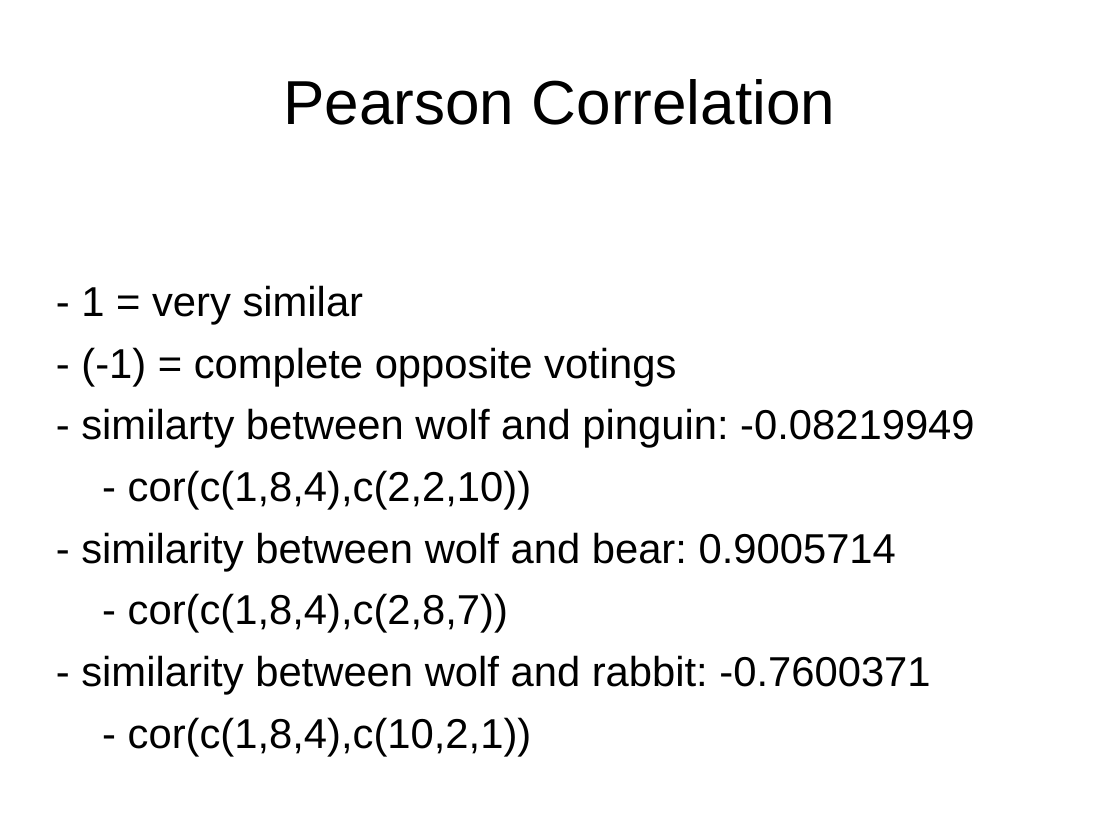
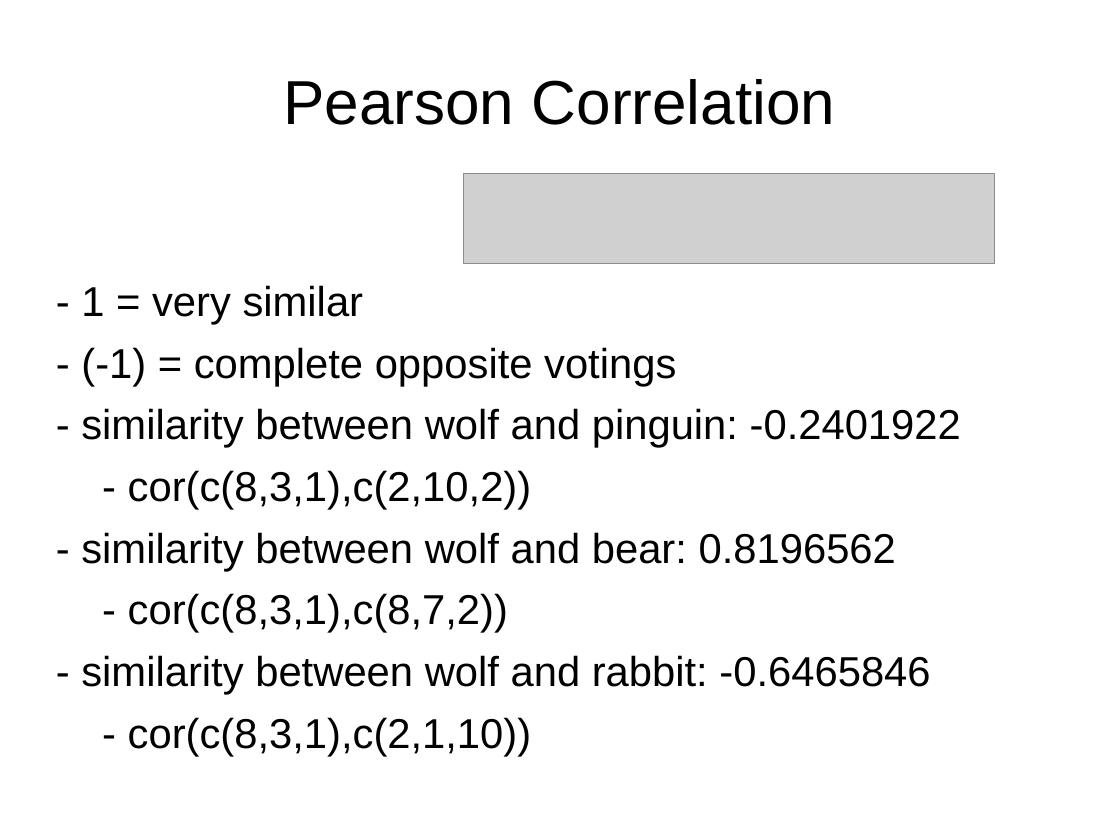
Before and after one commit to dynamicguy/facebook-recommender-demo, a slide deck: slide 25 of docs/Talk-BedCon-Berlin-2012.odp (slide 22 before the commit). Drawn at 1120x840 pixels with LibreOffice and Linux fonts; fonts in the diff are those of the drawing; grey boxes stand for pictures; background and template pictures are left out. Boxes give left, top, right and bottom in pixels: in the first picture for what was removed or moved away, otherwise in the second. Text is boxed around its words. In the diff, an @@ line names an element or a change of style, - is before the commit and + after.

```diff
--- a/docs/Talk-BedCon-Berlin-2012.odp
+++ b/docs/Talk-BedCon-Berlin-2012.odp
@@ picture added at [464,174,995,264] @@
@@ text at [81,408,961,756]: text changed @@
-- similarty between wolf and pinguin: -0.08219949
-- cor(c(1,8,4),c(2,2,10))
-- similarity between wolf and bear: 0.9005714
-- cor(c(1,8,4),c(2,8,7))
-- similarity between wolf and rabbit: -0.7600371
-- cor(c(1,8,4),c(10,2,1))
+- similarity between wolf and pinguin: -0.2401922
+- cor(c(8,3,1),c(2,10,2))
+- similarity between wolf and bear: 0.8196562
+- cor(c(8,3,1),c(8,7,2))
+- similarity between wolf and rabbit: -0.6465846
+- cor(c(8,3,1),c(2,1,10))
```
Also in this commit, not shown: 8 other slides changed, 11 slides added, 2 slides removed, 7 other files.
